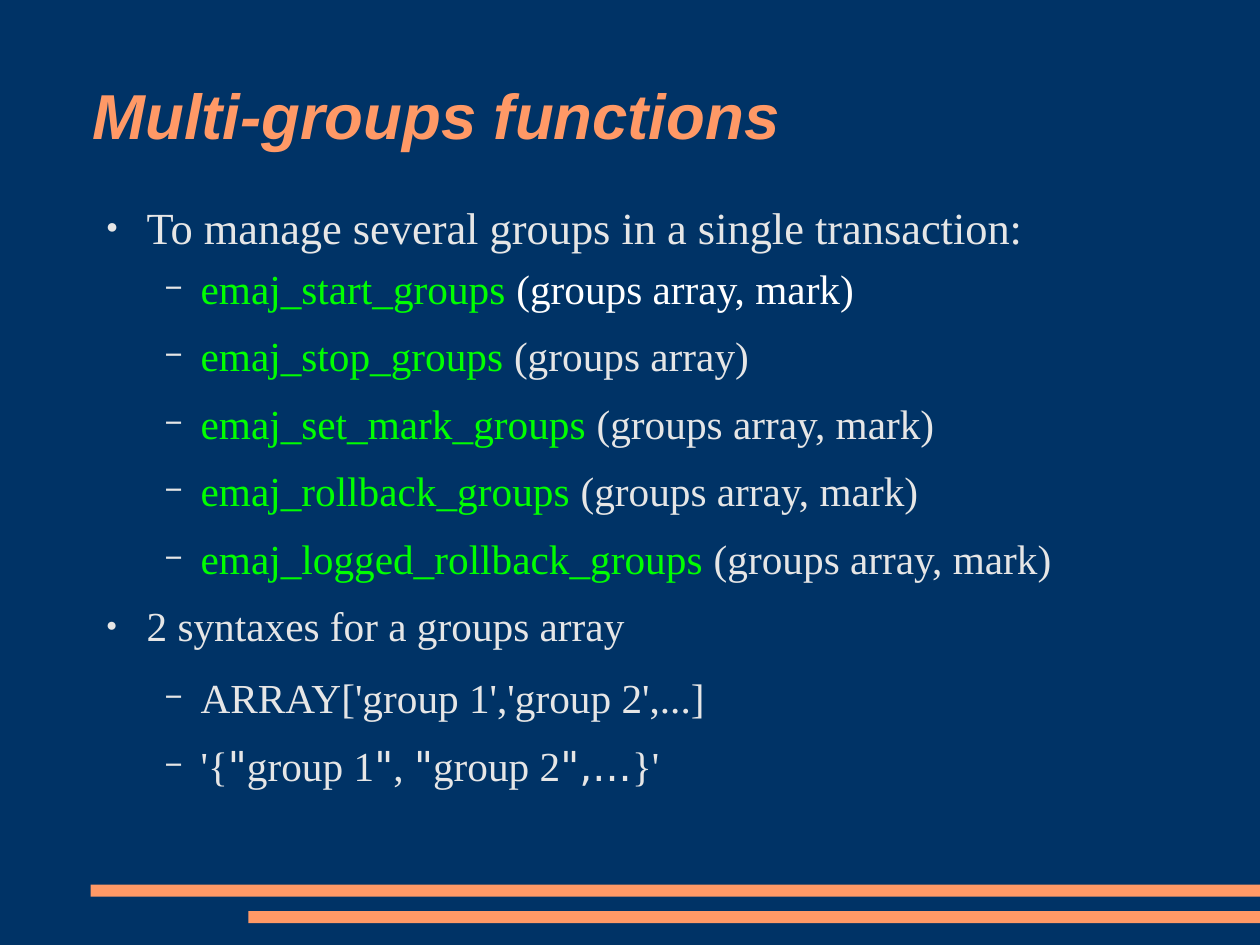
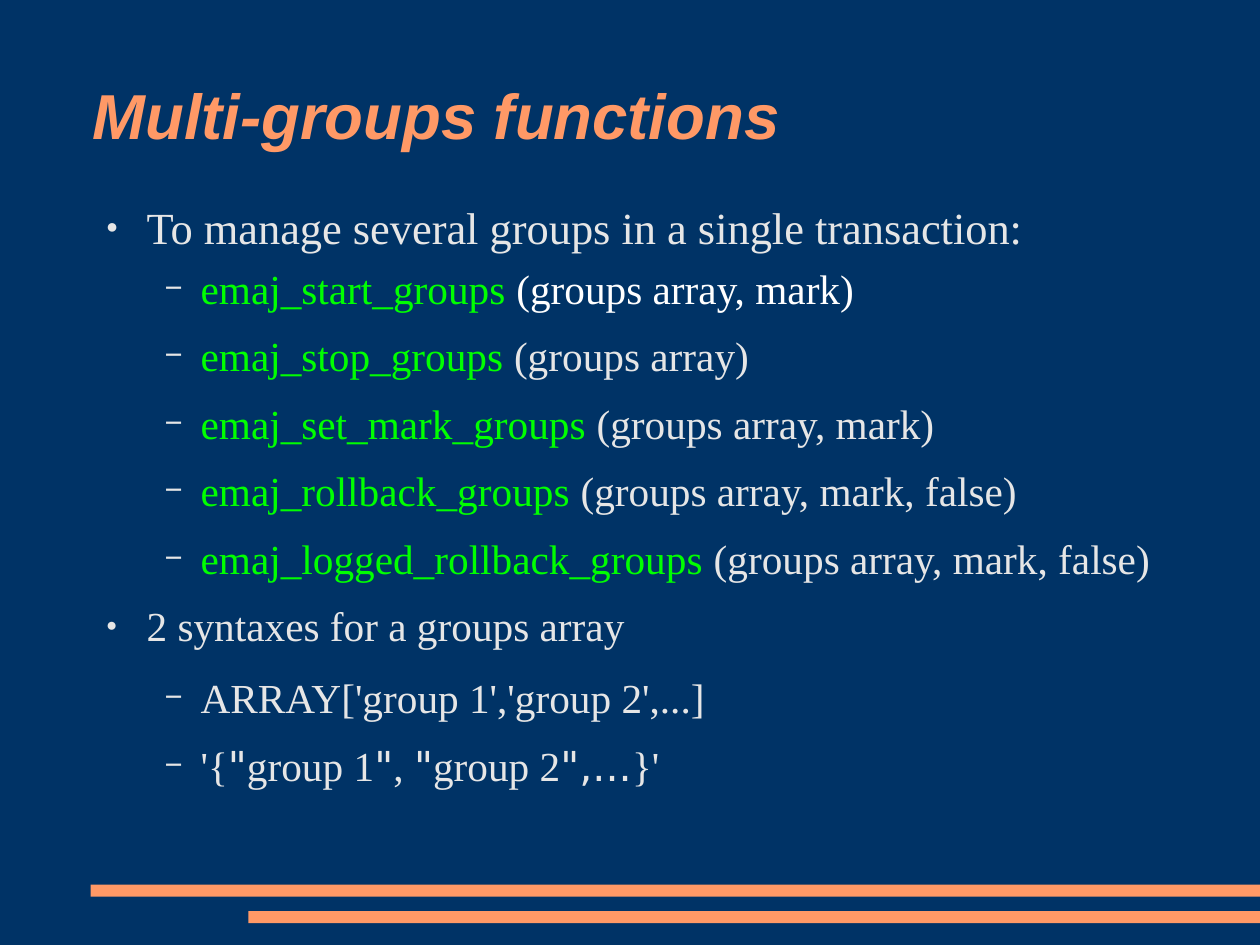
Before and after one commit to beaud76/emaj_doc, a slide deck: slide 23 of Emaj_pres_en.odp. Drawn at 1260x945 pixels with LibreOffice and Linux fonts; fonts in the diff are those of the drawing. Boxes give left, top, right and bottom in pixels: in the first picture for what was removed or moved away, otherwise in the second. Text is boxed around its words. In the diff, an @@ line names an element or a change of style, - is before the commit and + after.

```diff
--- a/Emaj_pres_en.odp
+++ b/Emaj_pres_en.odp
@@ text at <box>201,477,1150,582</box>: text changed; text colour #00FF00 to #E6E6E6 @@
-  − emaj_rollback_groups (groups array, mark)
-  − emaj_logged_rollback_groups (groups array, mark)
+  − emaj_rollback_groups (groups array, mark, false)
+  − emaj_logged_rollback_groups (groups array, mark, false)
```
Also in this commit, not shown: 7 other slides changed, 3 other files.
